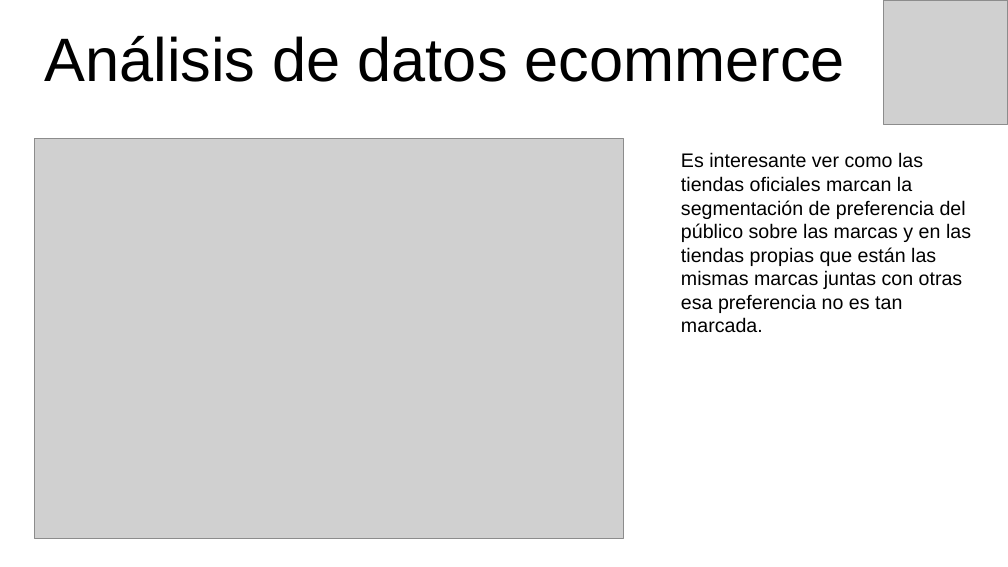
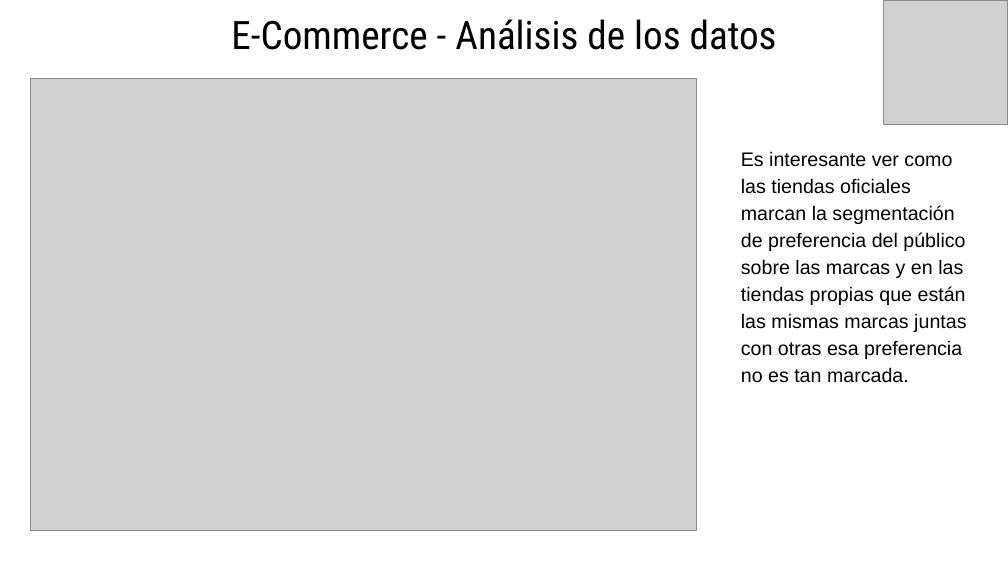
Before and after one commit to eliasguillermo/ds-ecommerce, a slide deck: slide 10 of PROYECTO FINAL - PRESENTANCION GERENCIAL.pptx (slide 8 before the commit). Drawn at 1008x567 pixels with LibreOffice and Linux fonts; fonts in the diff are those of the drawing; grey boxes stand for pictures. Boxes give left, top, right and bottom in pixels: in the first picture for what was removed or moved away, otherwise in the second. Text is boxed around its words. In the diff, an @@ line names an element or a change of style, - is before the commit and + after.

```diff
--- a/PROYECTO FINAL - PRESENTANCION GERENCIAL.pptx
+++ b/PROYECTO FINAL - PRESENTANCION GERENCIAL.pptx
@@ text "E-Commerce - Análisis de los ..." at [231,19,777,50]: vertical alignment bottom to top @@
@@ text at [231,19,777,50]: text changed; size 43.8 to 28 pt; font Arial to Roboto Condensed @@
-Análisis de datos ecommerce
+E-Commerce - Análisis de los datos
@@ picture: place and size @@
-picture at [34,138,624,538]
+picture at [31,79,698,531]
@@ text "Es interesante ver como las ...": place and size @@
-text "Es interesante ver como las ..." at [681,152,971,333]
+text "Es interesante ver como las ..." at [741,151,966,383]
@@ text "Es interesante ver como las ..." at [741,151,966,383]: line spacing 1 to 1.15 @@
```
Also in this commit, not shown: 11 other slides changed, 9 slides added, 10 slides removed.
